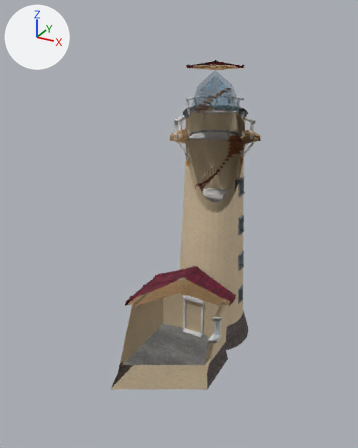
The Blender file blender/level one/lighthouse.blend as it was, and as the next commit left it.
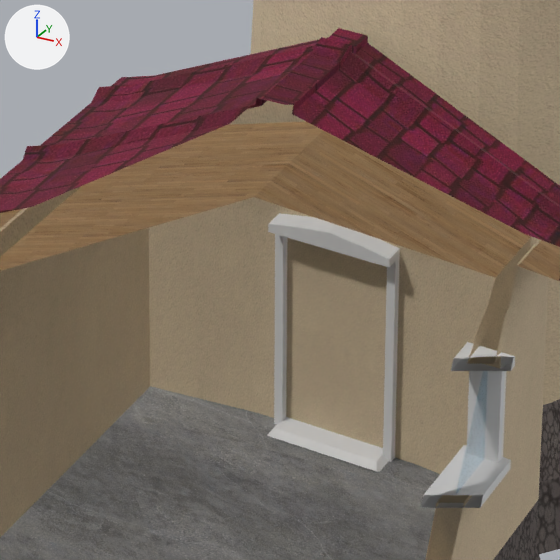
Each version is shown whole from a camera (50 mm lens) standing at (7.0, -14.63, 11.17) and looking at (-0.21, -1.5, 4.61), then close up on the part from 39% to 64% of the width and 58% to 78% of the height. The lights are fixed; the arrows at upper left show +X, +Y and +Z. Everything nearer to the camera than a plane just in front of the edit is cut away.

The first close-up shows 'magic threshold', 'magic wall mesh', 'the changbang', 'window frame'.
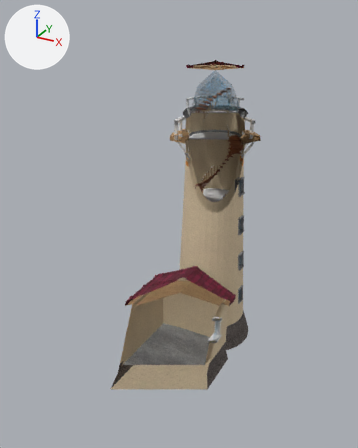
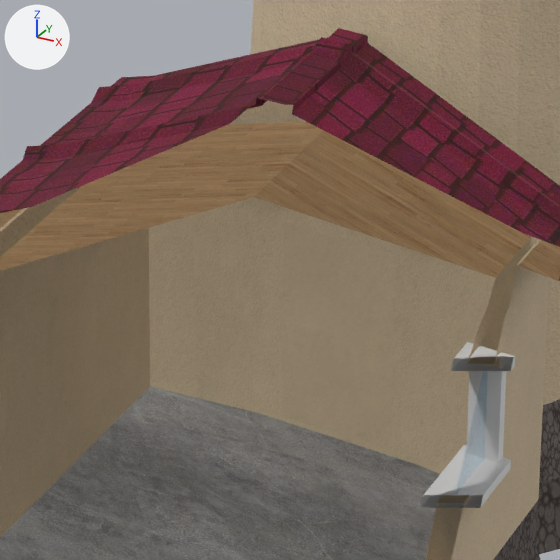
What the commit changed:
Object 'magic threshold' (ob_magic_threshold) is now hidden.

Changed parts and their boxes (x1, y1, x2, y2) in the close-ups (560 x 560 px):
'magic threshold', hidden: before (267, 213, 400, 472)
